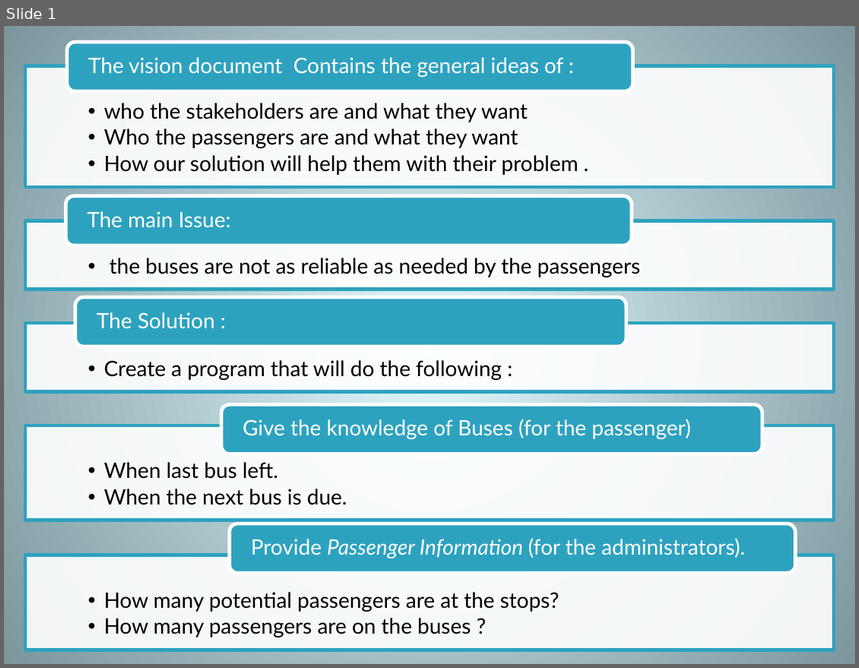
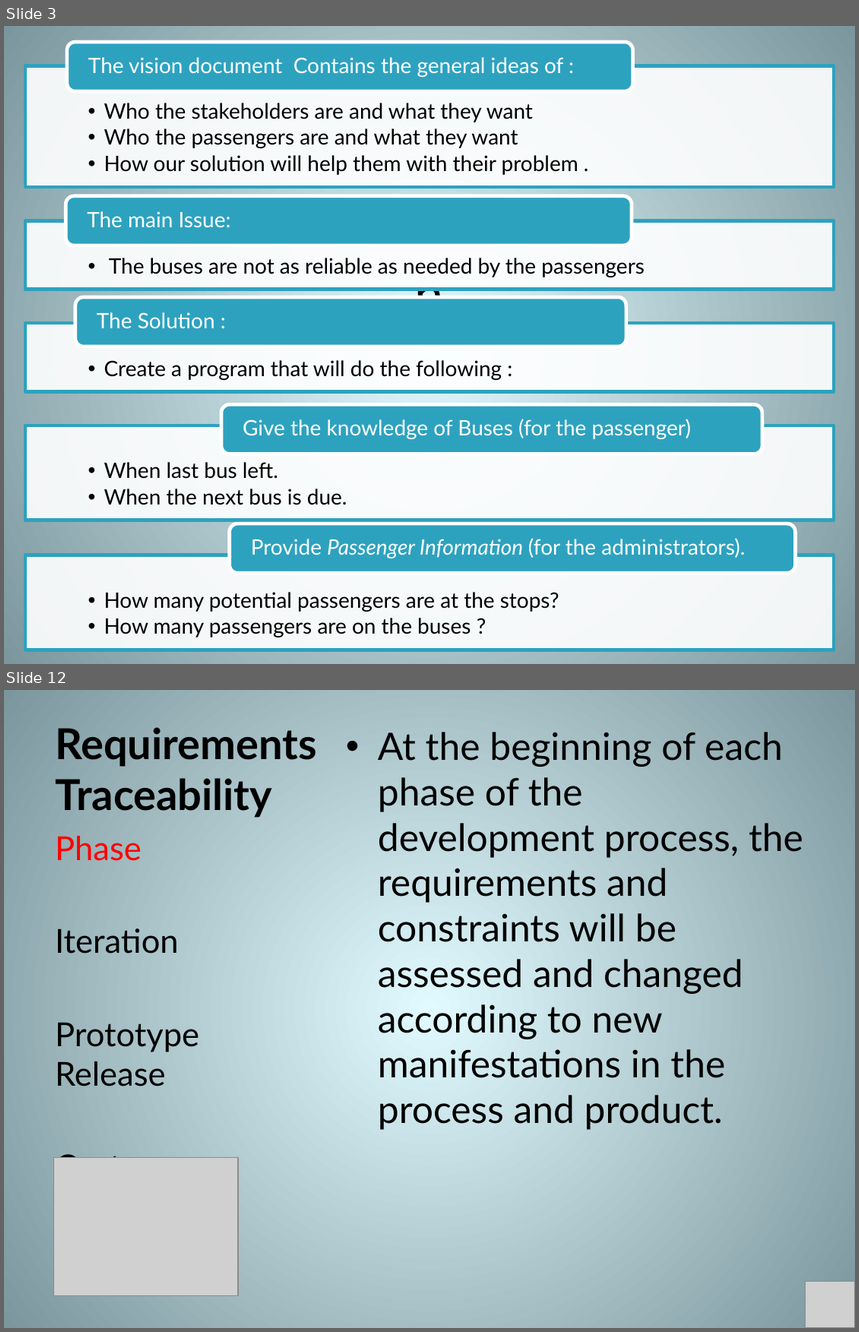
Before and after one commit to hjc/JagTrack, a slide deck: LCO_Brief_Placeholder/SEFornofCompiling1.pptx. Shown one above the other, each under a label of ours: slide 1 before the commit, slides 3 and 12 after it; the slides between them are not shown. The pictures are 859x668 and 859x1332 pixels, drawn with LibreOffice and Linux fonts; fonts in the diff are those of the drawing; grey boxes stand for pictures. Boxes give left, top, right and bottom in pixels: in the first picture for what was removed or moved away, otherwise in the second. Text is boxed around its words. In the diff, an @@ line names an element or a change of style, - is before the commit and + after.

```diff
--- a/LCO_Brief_Placeholder/SEFornofCompiling1.pptx
+++ b/LCO_Brief_Placeholder/SEFornofCompiling1.pptx
@@ slide 12 added at box(4, 690, 855, 1328), background gradient #E1FAFF to #7B969C @@
@@ title added at box(55, 727, 317, 818), 36 pt, text #000000, bold @@
+Requirements Traceability
@@ text added at box(378, 732, 804, 1130), 32 pt, text #000000 @@
+• At the beginning of each phase of the development process, the requirements and constraints will be assessed and changed according to new manifestations in the process and product.
@@ text added at box(55, 836, 199, 1158), 28 pt, text #000000 @@
+Phase
+Iteration
+Prototype Release
+Customer Meeting
@@ picture added at box(53, 1157, 238, 1296) @@
@@ picture added at box(806, 1281, 855, 1328) @@
@@ what was slide 1 is now slide 3 @@
@@ slide 3 changed as well @@
@@ text at box(104, 103, 533, 123): text changed @@
-  •• who the stakeholders are and what they want
+  •• Who the stakeholders are and what they want
@@ text at box(109, 258, 645, 278): text changed @@
-  •• the buses are not as reliable as needed by the passengers
+  •• The buses are not as reliable as needed by the passengers
@@ title added at box(415, 268, 444, 300), 44 pt, text #000000 @@
+n
```
Also in this commit, not shown: 19 other slides added, 5 other files.
